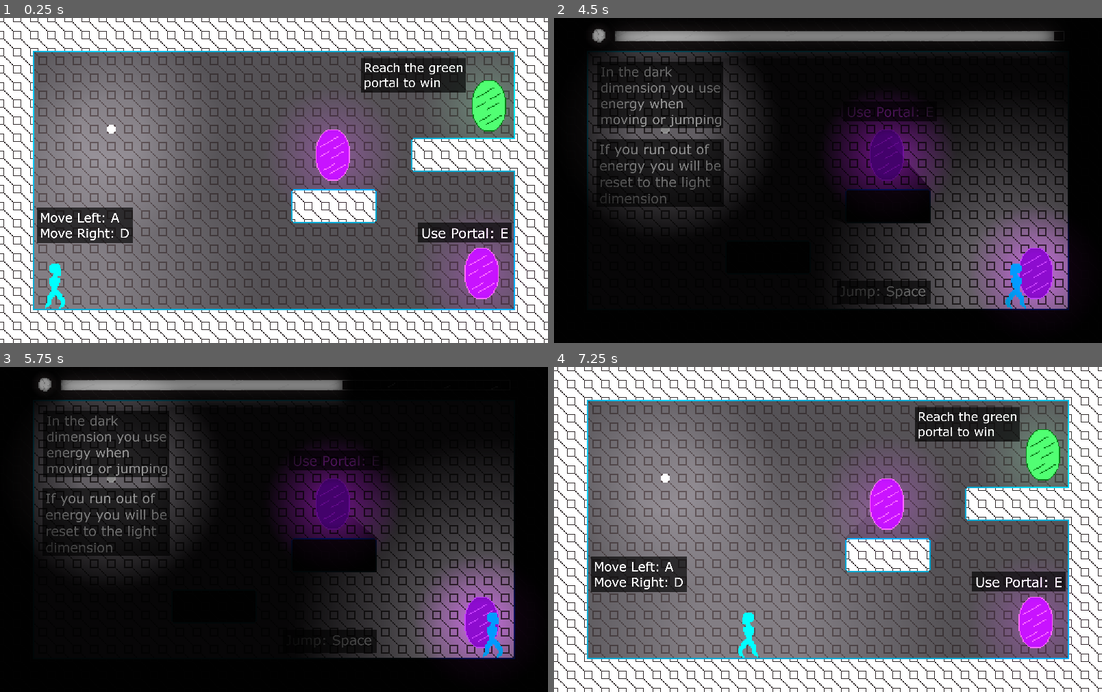
Above: before the commit, frames 1-4 (two rows, left to right).
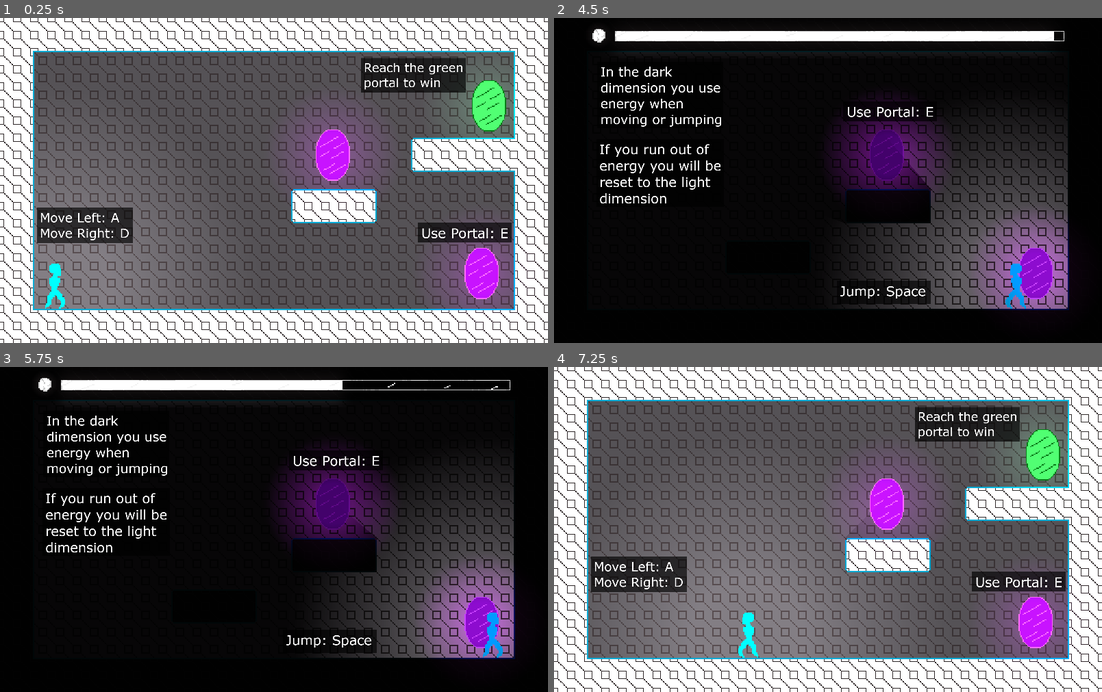
Above: after the commit, the same moments.

Repository: mrussell16/GMTKJ2021
Game: Godot game, scene res://levels/Level1.tscn
The game is run twice, just before and just after one commit, with the same random seed, the same clock (stepped at 60 frames per second) and the same inputs.
Inputs:
- Up to frame 1 (0.25 s): no input
- Up to frame 2 (4.5 s): tap Enter at 0.5 s; hold D (move_right) 0.53-2.03 s; tap E (swap_dimension) every 0.75 s from 0.6 to 4.35 s; tap Space (jump) at 0.77, 1.52, 3.02, 3.77 s; hold A (move_left) 2.03-2.78 s; hold D (move_right) 2.78-4.28 s; hold A (move_left) from 4.28 s (still down)
- Up to frame 3 (5.75 s): tap Space (jump) at 4.52 s; release A (move_left) at 5.03 s; hold D (move_right) from 5.03 s (still down); tap E (swap_dimension) at 5.1 s
- Up to frame 4 (7.25 s): release D (move_right) at 5.78 s; hold A (move_left) from 5.78 s (still down); tap E (swap_dimension) at 5.85, 6.6 s; tap Space (jump) at 6.02, 6.77 s

The runs differ from the first frame. In frame 1, 7.8% of the frame differs, in the area x 6-93%, y 10-69%; in frame 2, 10%, in the area x 6-94%, y 3-87%; in frame 3, 9.6%; in frame 4, 7.8%.

Commit message:
Move HUD to canvas layer

Diff:
--- a/levels/Level1_dark.tscn
+++ b/levels/Level1_dark.tscn
@@ -6,7 +6,6 @@
 [ext_resource path="res://images/Dark_Tutorial.png" type="Texture" id=4]
 [ext_resource path="res://images/Reset_Tutorial.png" type="Texture" id=5]
 [ext_resource path="res://images/Swap_Tutorial.png" type="Texture" id=6]
-[ext_resource path="res://objects/background_light/BackgroundLight.tscn" type="PackedScene" id=7]
 
 [node name="Level1_dark" type="Node2D"]
 script = ExtResource( 2 )
@@ -17,7 +16,7 @@
 collision_layer = 0
 collision_mask = 0
 format = 1
-tile_data = PoolIntArray( 65537, 2, 0, 65538, 2, 0, 65539, 2 …(2074 unchanged characters)…  0, 393220, 2, 0, 393221, 2, 0, 393222, 7, 0, 393223, 2, 0, 393224, 2, 0, 393225, …(4981 unchanged characters)…
+tile_data = PoolIntArray( 65537, 2, 0, 65538, 2, 0, 65539, 2 …(2074 unchanged characters)…  0, 393220, 2, 0, 393221, 2, 0, 393222, 2, 0, 393223, 2, 0, 393224, 2, 0, 393225, …(4981 unchanged characters)…
 
 [node name="Walls" type="TileMap" parent="."]
 tile_set = ExtResource( 1 )
@@ -27,7 +26,7 @@
 format = 1
 tile_data = PoolIntArray( -1, 1, 0, -65536, 1, 1, -65535, 1, 1, -65534, 1, 1, -65533, 1, 1, -65532, 1, 1, -65531, 1, 1, …(5264 unchanged characters)…
 
-[node name="Tutorial" type="Node2D" parent="."]
+[node name="Tutorial" type="CanvasLayer" parent="."]
 
 [node name="Dark_Tutorial" type="Sprite" parent="Tutorial"]
 position = Vector2( 6.84923, 24.122 )
@@ -55,7 +54,4 @@
 [node name="CanvasModulate" type="CanvasModulate" parent="."]
 color = Color( 0.0392157, 0.0392157, 0.0392157, 1 )
 
-[node name="Lights" type="Node2D" parent="."]
-
-[node name="BackgroundLight" parent="Lights" instance=ExtResource( 7 )]
-position = Vector2( 104.741, 103.65 )
+[node name="Node2D" type="Node2D" parent="."]
--- a/levels/Level1_light.tscn
+++ b/levels/Level1_light.tscn
@@ -6,7 +6,6 @@
 [ext_resource path="res://images/Move_Tutorial.png" type="Texture" id=4]
 [ext_resource path="res://images/Swap_Tutorial.png" type="Texture" id=5]
 [ext_resource path="res://objects/end_portal/EndPortal.tscn" type="PackedScene" id=6]
-[ext_resource path="res://objects/background_light/BackgroundLight.tscn" type="PackedScene" id=7]
 
 [node name="Level1_light" type="Node2D"]
 script = ExtResource( 2 )
@@ -17,7 +16,7 @@
 collision_layer = 0
 collision_mask = 0
 format = 1
-tile_data = PoolIntArray( 65537, 2, 0, 65538, 2, 0, 65539, 2 …(2074 unchanged characters)…  0, 393220, 2, 0, 393221, 2, 0, 393222, 7, 0, 393223, 2, 0, 393224, 2, 0, 393225, …(4981 unchanged characters)…
+tile_data = PoolIntArray( 65537, 2, 0, 65538, 2, 0, 65539, 2 …(2074 unchanged characters)…  0, 393220, 2, 0, 393221, 2, 0, 393222, 2, 0, 393223, 2, 0, 393224, 2, 0, 393225, …(4981 unchanged characters)…
 
 [node name="Walls" type="TileMap" parent="."]
 tile_set = ExtResource( 1 )
@@ -26,7 +25,7 @@
 format = 1
 tile_data = PoolIntArray( -1, 1, 0, -65536, 1, 1, -65535, 1, 1, -65534, 1, 1, -65533, 1, 1, -65532, 1, 1, -65531, 1, 1, …(5293 unchanged characters)…
 
-[node name="Tutorial" type="Node2D" parent="."]
+[node name="Tutorial" type="CanvasLayer" parent="."]
 
 [node name="Win_Tutorial" type="Sprite" parent="Tutorial"]
 position = Vector2( 386.09, 53.6049 )
@@ -47,9 +46,4 @@
 [node name="EndPortal" parent="." instance=ExtResource( 6 )]
 position = Vector2( 456.835, 82.1171 )
 
-[node name="Lights" type="Node2D" parent="."]
-
-[node name="BackgroundLight" parent="Lights" instance=ExtResource( 7 )]
-position = Vector2( 103.298, 103.827 )
-
 [connection signal="body_entered" from="EndPortal" to="." method="_on_end_portal_entered"]
--- a/scripts/DimensionManager.gd
+++ b/scripts/DimensionManager.gd
@@ -5,13 +5,21 @@
 signal end_portal_entered
 
 onready var walls: TileMap = $Walls
+onready var tutorial: CanvasLayer = $Tutorial
+
+var tutorial_texts
 
 const PLAYER_COLLISION_BIT = 1
+
+func _ready() -> void:
+    tutorial_texts = tutorial.get_children()
 
 func set_active(active: bool) -> void:
     visible = active
     walls.set_collision_mask_bit(PLAYER_COLLISION_BIT, active)
     walls.set_occluder_light_mask(1 if active else 0)
+    for tutorial_text in tutorial_texts:
+        tutorial_text.visible = active
 
 func _on_end_portal_entered(body: Node) -> void:
     emit_signal("end_portal_entered", body)
--- a/ui/HUD.gd
+++ b/ui/HUD.gd
@@ -2,7 +2,8 @@
 
 class_name HUD
 
-onready var energy_bar_container: Control = $EnergyBar
+onready var energy_bar_icon: TextureRect = $EnergyBar/Icon
+onready var energy_bar_background: TextureRect = $EnergyBar/Background
 onready var energy_bar: TextureRect = $EnergyBar/Bar
 
 
@@ -11,4 +12,6 @@
 
 
 func set_dimension(light: bool) -> void:
-    energy_bar_container.visible = !light
+    energy_bar.visible = !light
+    energy_bar_background.visible = !light
+    energy_bar_icon.visible = !light
--- a/ui/HUD.tscn
+++ b/ui/HUD.tscn
@@ -8,19 +8,12 @@
 [ext_resource path="res://ui/EnergyBarLight.png" type="Texture" id=6]
 
 [node name="HUD" type="Control"]
-anchor_right = 1.0
-anchor_bottom = 1.0
 script = ExtResource( 3 )
 __meta__ = {
 "_edit_use_anchors_": false
 }
 
-[node name="EnergyBar" type="Control" parent="."]
-margin_right = 40.0
-margin_bottom = 40.0
-__meta__ = {
-"_edit_use_anchors_": false
-}
+[node name="EnergyBar" type="CanvasLayer" parent="."]
 
 [node name="Icon" type="TextureRect" parent="EnergyBar"]
 margin_left = 33.6659
Not shown: 1 places in levels/Level1_dark.tscn that only renumber resources
Not shown: 1 places in levels/Level1_light.tscn that only renumber resources
